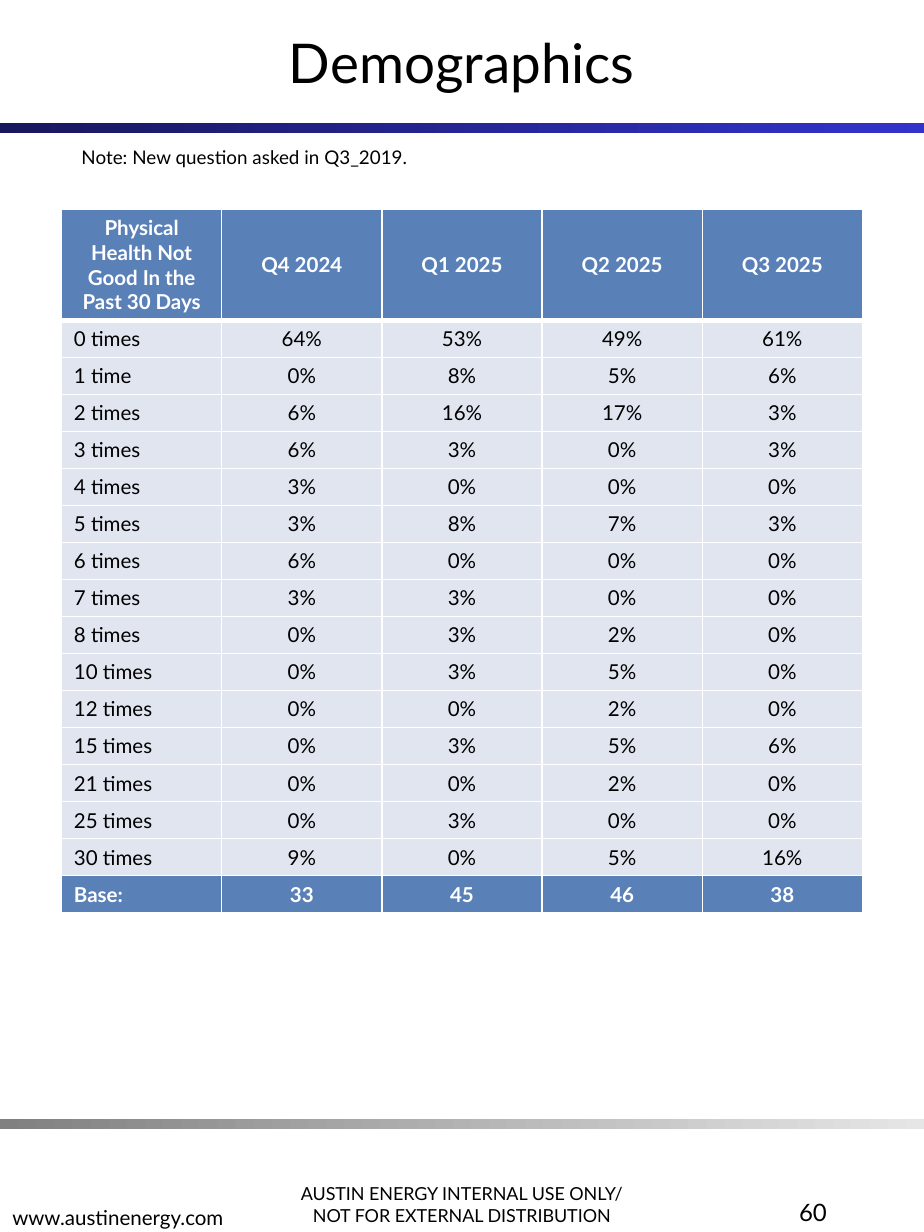
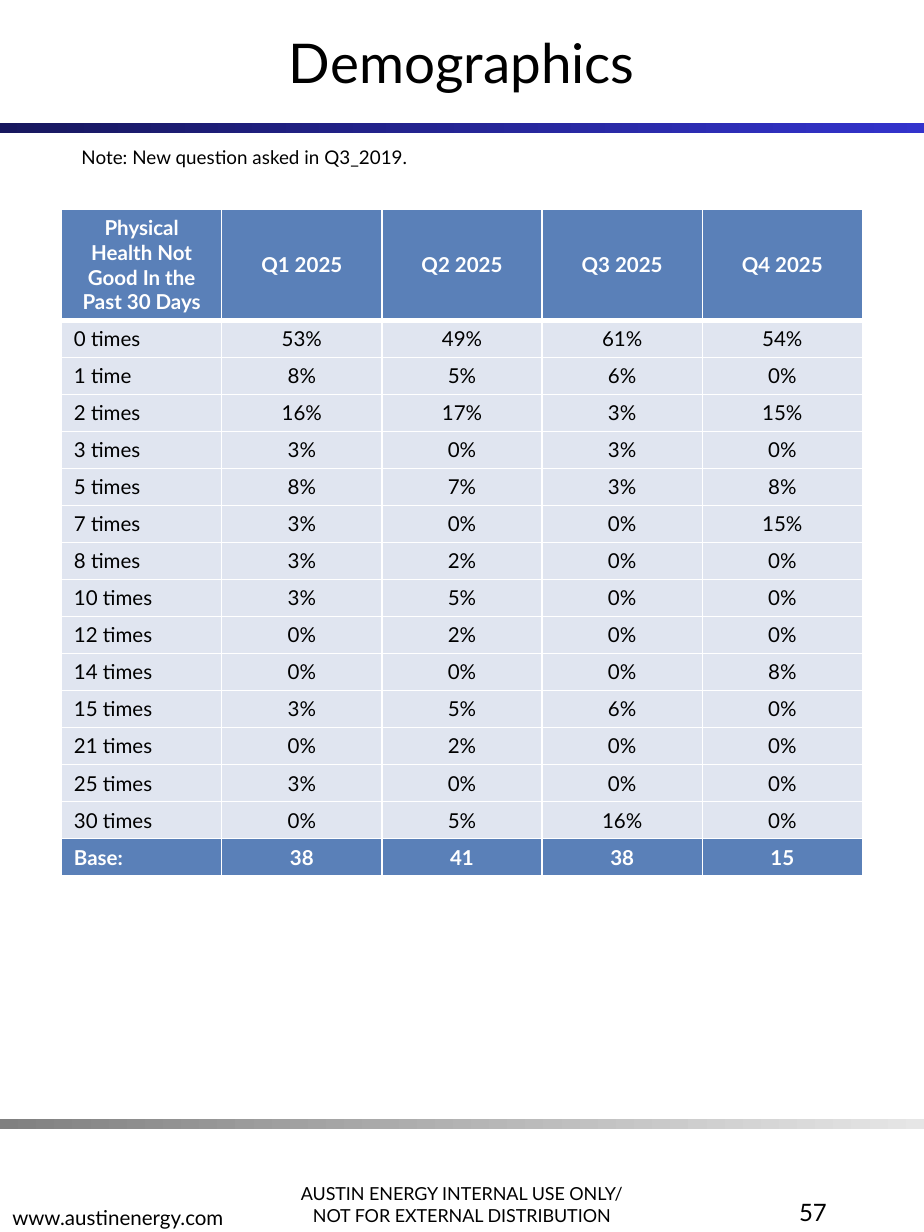
Before and after one commit to jellohead/AE_LIW_automation, a slide deck: slide 57 of src/ae_liw_automation/output/AE_LIW_updated_FY25_Q3.pptx (slide 60 before the commit). Drawn at 924x1232 pixels with LibreOffice and Linux fonts; fonts in the diff are those of the drawing; background and template pictures are left out. Boxes give left, top, right and bottom in pixels: in the first picture for what was removed or moved away, otherwise in the second. Text is boxed around its words. In the diff, an @@ line names an element or a change of style, - is before the commit and + after.

```diff
--- a/src/ae_liw_automation/output/AE_LIW_updated_FY25_Q3.pptx
+++ b/src/ae_liw_automation/output/AE_LIW_updated_FY25_Q3.pptx
@@ table at (62,209,862,869) @@
-row 1: Physical Health Not Good In the Past 30 Days | Q4 2024 | Q1 2025 | Q2 2025 | Q3 2025
-row 2: 0 times | 64% | 53% | 49% | 61%
-row 3: 1 time | 0% | 8% | 5% | 6%
-row 4: 2 times | 6% | 16% | 17% | 3%
-row 5: 3 times | 6% | 3% | 0% | 3%
-row 6: 4 times | 3% | 0% | 0% | 0%
-row 7: 5 times | 3% | 8% | 7% | 3%
-row 8: 6 times | 6% | 0% | 0% | 0%
-row 9: 7 times | 3% | 3% | 0% | 0%
-row 10: 8 times | 0% | 3% | 2% | 0%
-row 11: 10 times | 0% | 3% | 5% | 0%
-row 12: 12 times | 0% | 0% | 2% | 0%
-row 13: 15 times | 0% | 3% | 5% | 6%
-row 14: 21 times | 0% | 0% | 2% | 0%
-row 15: 25 times | 0% | 3% | 0% | 0%
-row 16: 30 times | 9% | 0% | 5% | 16%
-row 17: Base: | 33 | 45 | 46 | 38
+row 1: Physical Health Not Good In the Past 30 Days | Q1 2025 | Q2 2025 | Q3 2025 | Q4 2025
+row 2: 0 times | 53% | 49% | 61% | 54%
+row 3: 1 time | 8% | 5% | 6% | 0%
+row 4: 2 times | 16% | 17% | 3% | 15%
+row 5: 3 times | 3% | 0% | 3% | 0%
+row 6: 5 times | 8% | 7% | 3% | 8%
+row 7: 7 times | 3% | 0% | 0% | 15%
+row 8: 8 times | 3% | 2% | 0% | 0%
+row 9: 10 times | 3% | 5% | 0% | 0%
+row 10: 12 times | 0% | 2% | 0% | 0%
+row 11: 14 times | 0% | 0% | 0% | 8%
+row 12: 15 times | 3% | 5% | 6% | 0%
+row 13: 21 times | 0% | 2% | 0% | 0%
+row 14: 25 times | 3% | 0% | 0% | 0%
+row 15: 30 times | 0% | 5% | 16% | 0%
+row 16: Base: | 38 | 41 | 38 | 15
@@ page number at (799,1203,827,1221): text changed @@
-60
+57
```
Also in this commit, not shown: 43 other slides changed, 3 slides removed, 16 other files.
